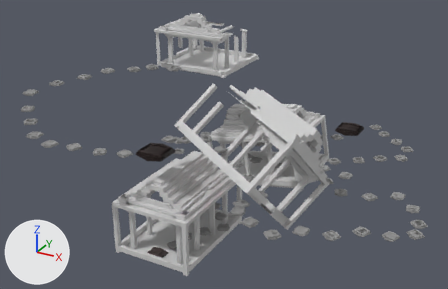
A saved change to the glTF model public/assets/models/level_1/FirstLevelOP.glb.
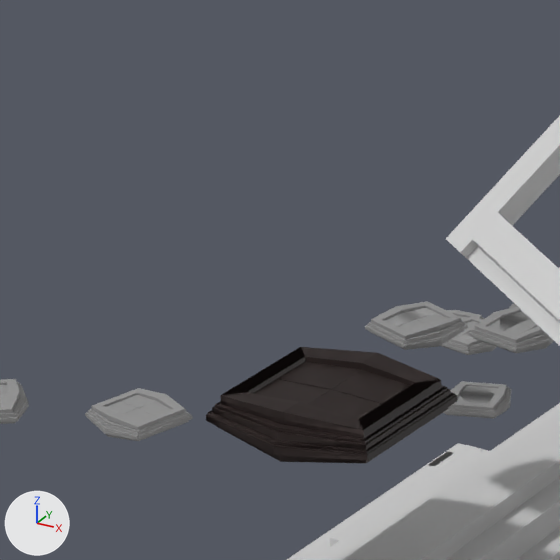
The first picture shows the older version from a 50 mm lens placed at (104.7, -143.2, 116.0), pointed at (7.5, 33.6, 27.6). The close-ups show both versions on the part from 23% to 43% of the width and 30% to 61% of the height of that picture; other places that the commit changed are outside them. Arrows for +X, +Y and +Z are at lower left; the lights stay in place.

Before the edit, the objects in view are built like this:
```python
me_checkpoints1 = bpy.data.meshes.new('CheckPoints1')
me_checkpoints1.from_pydata(...)  # 569 vertices, 1394 faces; spans x -6.0..40.1, y -2.7..96.8, z -1.9..35.8
me_checkpoints1.materials.append(mat_material_002)  # black #403533
me_platform_062 = bpy.data.meshes.new('PlatForm.062')
me_platform_062.from_pydata(...)  # 176 vertices, 438 faces; spans x -3.79..0.87, y 10.07..15.16, z 35.07..36.17
me_platform_062.materials.append(mat_material_001)  # grey #939393
me_platform_064 = bpy.data.meshes.new('PlatForm.064')
me_platform_064.from_pydata(...)  # 176 vertices, 438 faces; spans x -15.18..-9.92, y -11.78..-6.37, z 36.77..37.87
me_platform_064.materials.append(mat_material_001)  # grey #939393
ob_checkpoints1 = bpy.data.objects.new('CheckPoints1', me_checkpoints1)
ob_checkpoints1.location = (0.0, 0.0, 0.0)
ob_platform_061 = bpy.data.objects.new('PlatForm.061', me_platform_062)
ob_platform_061.location = (0.0, 0.0, 0.0)
ob_platform_063 = bpy.data.objects.new('PlatForm.063', me_platform_064)
ob_platform_063.location = (0.0, 0.0, 0.0)
# also in view: 'PlatForm.060' at (1.3, 18.2, 33.9); 'TempleM1' at (0.5, 14.8, 11.5); 'PlatForm.062' at (-7.1, -3.9, 35.8); 'PlatForm.012' at (-24.7, 52.9, 15.0); 'TempleM2' at (27.8, 14.1, 35.6)
```
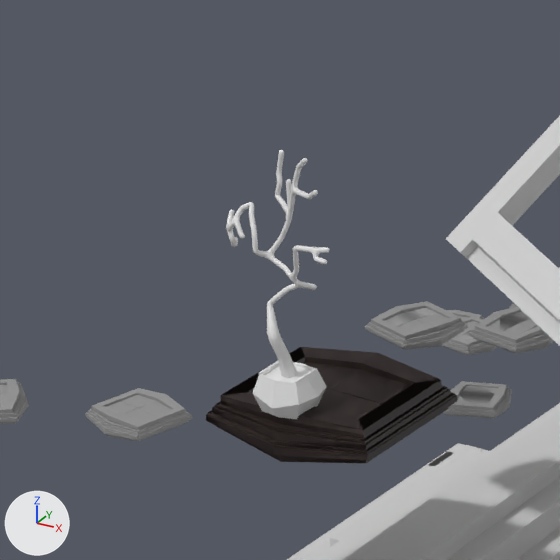
Pixel boxes [x1, y1, x2, y2] of what changed, in the close-ups (560 x 560 px):
'TreeCheckPoint2', added
    after: [226, 150, 330, 419]

Edits to the bpy script that builds the scene:
```text
Add me_treecheckpoint:
    me_treecheckpoint.from_pydata(...)  # 9745 vertices, 19496 faces; spans x -5.54..2.24, y -0.63..2.58, z 35.32..49.27
Add ob_treecheckpoint2:
    ob_treecheckpoint2 = bpy.data.objects.new('TreeCheckPoint2', me_treecheckpoint)
    ob_treecheckpoint2.location = (0.0, 0.0, 0.0)
```
